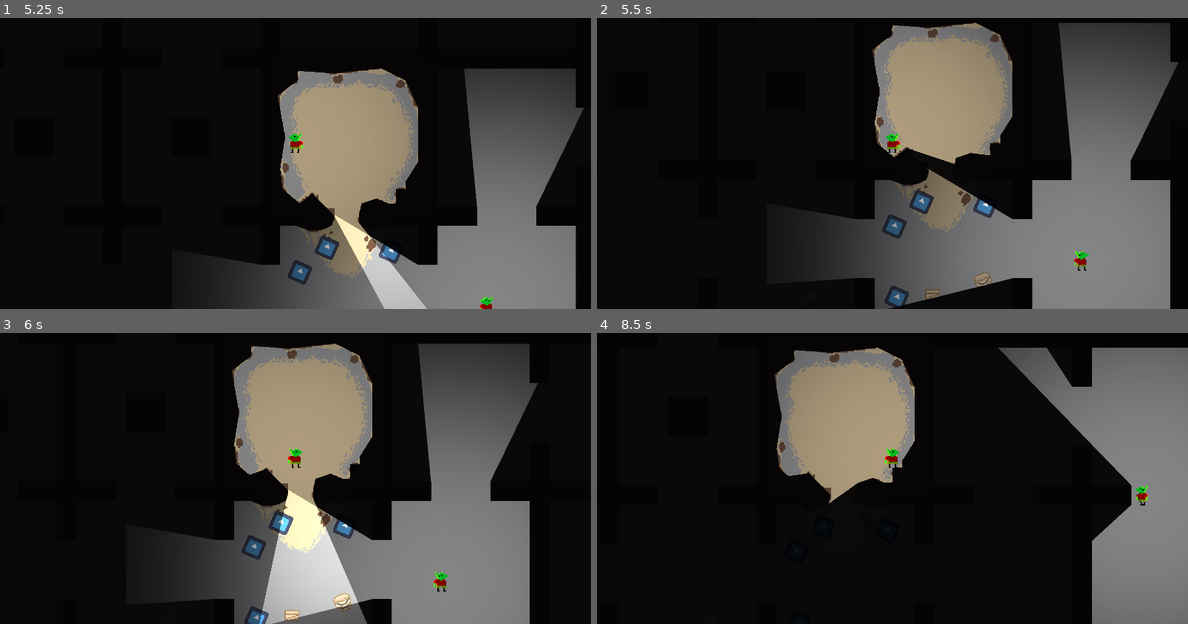
Above: before the commit, frames 1-4 (two rows, left to right).
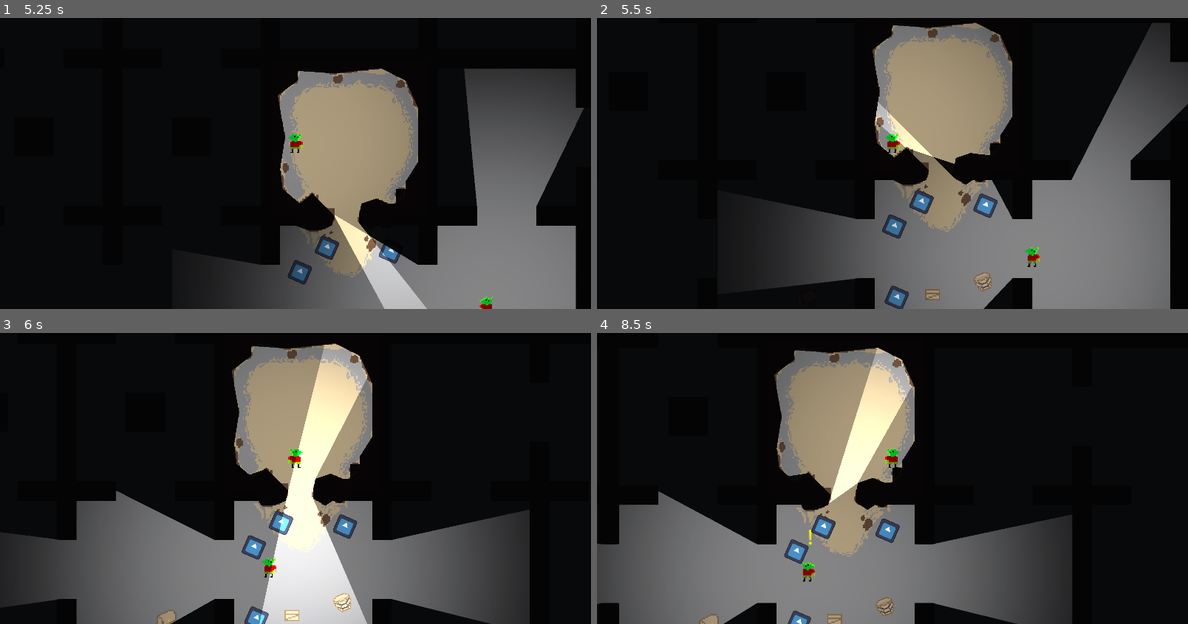
Above: after the commit, the same moments.

Repository: nporposoft/loot-goblin
Game: Godot game, scene res://test_dungeon.tscn
Same seed, same stepped clock (60 frames per second), same inputs: the game is played once before the commit and once after it. The engine's default icon, where the game draws it, is replaced by a stand-in: a white triangle on a blue panel in a dark square.
Inputs (mouse positions are in pixels of both pictures, inside the frame that each line leads up to):
- Up to frame 1 (5.25 s): tap Enter at 0.5, 2, 5 s; move the mouse to (425, 125) at 0.52 s; hold D (move_right) 0.53-1.28 s; tap Shift (dodge) at 0.6, 2.85, 5.1 s; tap Space at 1.25, 2.75 s; move the mouse to (177, 160) at 1.27 s; hold S (move_down) 1.28-2.03 s; right-click (177, 160) at 1.35 s; move the mouse to (354, 70) at 2.02 s; hold D (move_right) 2.03-2.78 s; click (354, 70) at 2.1 s; move the mouse to (265, 210) at 2.77 s; hold W (move_up) 2.78-3.53 s; move the mouse to (472, 192) at 3.52 s; hold A (move_left) 3.53-5.03 s; right-click (472, 192) at 3.6 s; move the mouse to (118, 93) at 4.27 s; click (118, 93) at 4.35 s; move the mouse to (325, 143) at 5.02 s; hold S (move_down) from 5.03 s (still down)
- Up to frame 2 (5.5 s): keep holding S (move_down)
- Up to frame 3 (6 s): move the mouse to (206, 376) at 5.77 s; release S (move_down) at 5.78 s; hold D (move_right) from 5.78 s (still down); right-click (206, 376) at 5.85 s
- Up to frame 4 (8.5 s): move the mouse to (1022, 440) at 6.52 s; release D (move_right) at 6.53 s; hold W (move_up) 6.53-7.28 s; click (1022, 440) at 6.6 s; move the mouse to (774, 475) at 7.27 s; hold D (move_right) 7.28-8.03 s; tap Shift (dodge) at 7.35 s; move the mouse to (951, 385) at 8.02 s; hold S (move_down) from 8.03 s (still down); right-click (951, 385) at 8.1 s

Frame 1 is identical in both runs. In frame 2, 13% of the frame differs, in the area x 27-100%, y 1-100%; in frame 3, 40%; in frame 4, 46%, in the area x 0-100%, y 5-100%.

Commit message:
recreate aggressive goblin

Diff:
--- a/test_dungeon.tscn
+++ b/test_dungeon.tscn
@@ -4,12 +4,12 @@
 [ext_resource type="Script" uid="uid://5i4gw4mikjjm" path="res://src/navmesh.gd" id="2_0ak11"]
 [ext_resource type="TileSet" uid="uid://crffpbfvta0hh" path="res://assets/terrain_tileset.tres" id="2_isiae"]
 [ext_resource type="Script" uid="uid://cyjt8uhdv01dp" path="res://src/player/follow_camera.gd" id="2_ure5g"]
-[ext_resource type="PackedScene" uid="uid://i08uo4dcy5dr" path="res://characters/Goblin.tscn" id="3_d8tm3"]
+[ext_resource type="PackedScene" uid="uid://cmubnd2oc4lex" path="res://characters/Goblin.tscn" id="3_d8tm3"]
 [ext_resource type="Script" uid="uid://patkktgw1bbd" path="res://terrain.gd" id="4_cnrih"]
 [ext_resource type="PackedScene" uid="uid://ykf6nsdak0fj" path="res://items/Diamond.tscn" id="4_d8tm3"]
 [ext_resource type="Script" uid="uid://ctqjnf2yg1uvt" path="res://src/items/item_data.gd" id="6_cnrih"]
+[ext_resource type="Script" uid="uid://dmp2din0planr" path="res://src/characters/ai/aggressive_ai.gd" id="7_1v8wj"]
 [ext_resource type="Texture2D" uid="uid://h2fitiuextwe" path="res://icon.svg" id="7_gsb4j"]
-[ext_resource type="Script" uid="uid://wt6vf8g2ns3k" path="res://src/characters/ai/passive_ai.gd" id="8_0ak11"]
 [ext_resource type="PackedScene" uid="uid://d3u6nyytl22wp" path="res://items/containers/Bucket.tscn" id="8_isiae"]
 [ext_resource type="PackedScene" uid="uid://c1ejvgyrv6nmb" path="res://items/containers/BucketUI.tscn" id="9_isiae"]
 [ext_resource type="Texture2D" uid="uid://dkrq5othh4xcw" path="res://assets/containers.png" id="13_0ak11"]
@@ -35,15 +35,6 @@
 source_geometry_group_name = &"navmesh_sources"
 agent_radius = 32.0
 
-[sub_resource type="Resource" id="Resource_1v8wj"]
-resource_local_to_scene = true
-script = ExtResource("6_cnrih")
-display_name = "Diamond"
-description = "So shiny"
-ui_sprite = ExtResource("7_gsb4j")
-world_scene = ExtResource("4_d8tm3")
-metadata/_custom_type_script = "uid://ctqjnf2yg1uvt"
-
 [sub_resource type="Resource" id="Resource_u0lc2"]
 resource_local_to_scene = true
 script = ExtResource("6_cnrih")
@@ -63,6 +54,15 @@
 metadata/_custom_type_script = "uid://ctqjnf2yg1uvt"
 
 [sub_resource type="Resource" id="Resource_6qv62"]
+resource_local_to_scene = true
+script = ExtResource("6_cnrih")
+display_name = "Diamond"
+description = "So shiny"
+ui_sprite = ExtResource("7_gsb4j")
+world_scene = ExtResource("4_d8tm3")
+metadata/_custom_type_script = "uid://ctqjnf2yg1uvt"
+
+[sub_resource type="Resource" id="Resource_xueig"]
 resource_local_to_scene = true
 script = ExtResource("6_cnrih")
 display_name = "Diamond"
@@ -186,46 +186,47 @@
 [node name="PlayerGoblin" parent="World" instance=ExtResource("3_d8tm3")]
 position = Vector2(64, 64)
 
-[node name="PassiveAIGoblin" parent="World" instance=ExtResource("3_d8tm3")]
+[node name="AIGoblin" parent="World" instance=ExtResource("3_d8tm3")]
 position = Vector2(176, 202)
 
-[node name="PassiveAI" type="Node" parent="World/PassiveAIGoblin" node_paths=PackedStringArray("map")]
-script = ExtResource("8_0ak11")
+[node name="AggressiveAI" type="Node" parent="World/AIGoblin" node_paths=PackedStringArray("map")]
+script = ExtResource("7_1v8wj")
 map = NodePath("../../Terrain")
+metadata/_custom_type_script = "uid://dmp2din0planr"
 
 [node name="Diamond" parent="World" instance=ExtResource("4_d8tm3")]
 position = Vector2(23.999989, 174)
 rotation = 0.41302407
-item_data = SubResource("Resource_1v8wj")
+item_data = SubResource("Resource_u0lc2")
 
 [node name="Diamond2" parent="World" instance=ExtResource("4_d8tm3")]
 position = Vector2(98, 157.00002)
 rotation = 0.41302407
-item_data = SubResource("Resource_u0lc2")
+item_data = SubResource("Resource_5n4mp")
 
 [node name="Diamond3" parent="World" instance=ExtResource("4_d8tm3")]
 position = Vector2(25.999998, 232.00003)
 rotation = 0.41302407
-item_data = SubResource("Resource_5n4mp")
+item_data = SubResource("Resource_6qv62")
 
 [node name="Diamond4" parent="World" instance=ExtResource("4_d8tm3")]
 position = Vector2(46, 154.00002)
 rotation = 0.41302407
-item_data = SubResource("Resource_6qv62")
+item_data = SubResource("Resource_xueig")
 
 [node name="Bucket" parent="World" instance=ExtResource("8_isiae")]
 texture_filter = 1
 position = Vector2(95.99988, 217.99988)
 rotation = -0.38087726
-item_data = SubResource("Resource_xueig")
+item_data = SubResource("Resource_6rh88")
 
 [node name="Carton" parent="World" instance=ExtResource("14_m8l71")]
 position = Vector2(55, 229)
-item_data = SubResource("Resource_6rh88")
+item_data = SubResource("Resource_gxenx")
 
 [node name="Backpack" parent="World" instance=ExtResource("18_1v8wj")]
 position = Vector2(-47, 233)
-item_data = SubResource("Resource_cwmej")
+item_data = SubResource("Resource_f1q7j")
 
 [node name="CanvasModulate" type="CanvasModulate" parent="World"]
 color = Color(0.0672, 0.06826667, 0.08, 1)
Not shown: 3 places in test_dungeon.tscn that only renumber resources
